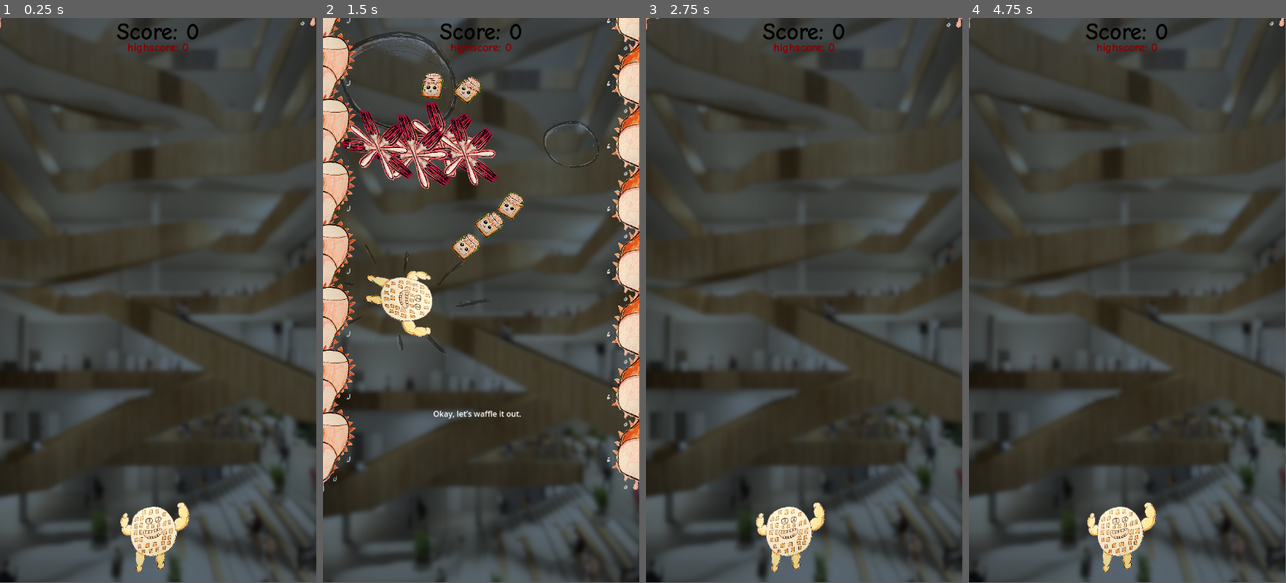
Above: before the commit, frames 1-4 (left to right).
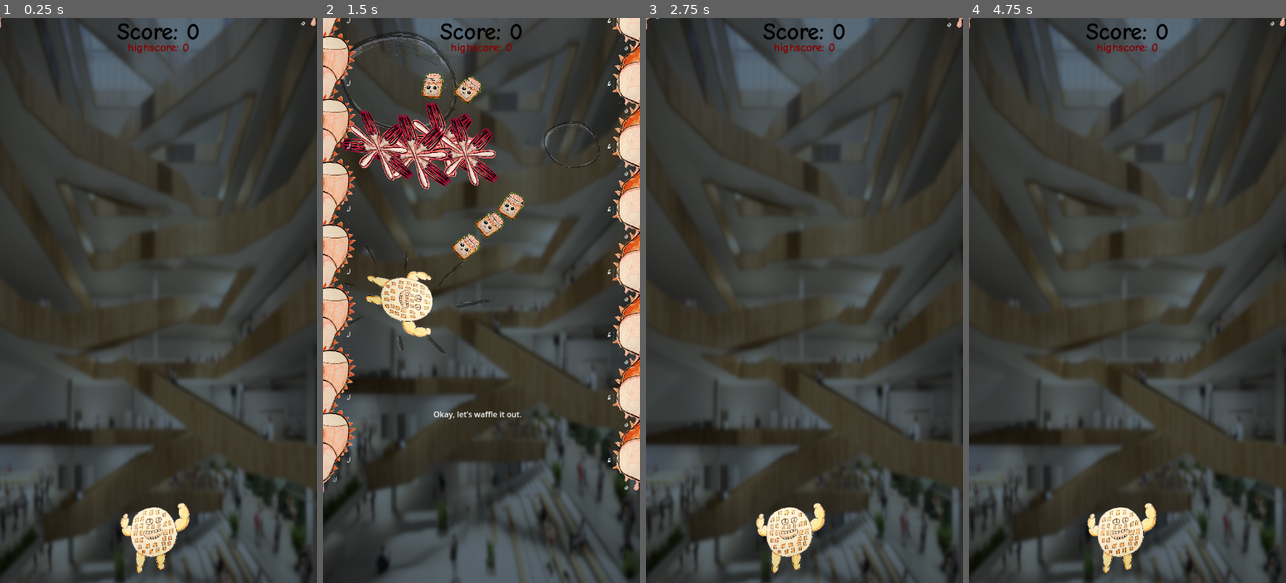
Above: after the commit, the same moments.

Repository: Slideshow776/GGJ2025
Game: Godot game, scene res://scenes/game.tscn
Same seed, same stepped clock (60 frames per second), same inputs: the game is played once before the commit and once after it.
Inputs (mouse positions are in pixels of both pictures, inside the frame that each line leads up to):
- Up to frame 1 (0.25 s): no input
- Up to frame 2 (1.5 s): tap Enter at 0.5 s; move the mouse to (551, 272) at 0.52 s; click (551, 272) at 0.67 s; move the mouse to (418, 328) at 1.27 s; click (418, 328) at 1.42 s
- Up to frame 3 (2.75 s): move the mouse to (836, 176) at 2.02 s; click (836, 176) at 2.17 s
- Up to frame 4 (4.75 s): move the mouse to (1111, 413) at 2.77 s; click (1111, 413) at 2.92 s; move the mouse to (1222, 385) at 3.52 s; click (1222, 385) at 3.67 s; move the mouse to (1032, 215) at 4.27 s; click (1032, 215) at 4.42 s
In our replay, the window is 449x799 before the commit and 450x800 after it. These sizes can differ from the game's own. Grey fills any space a smaller window leaves; there, only what the larger window draws over its background counts as a difference.

The runs differ from the first frame. In frame 1, 36% of the frame differs, in the area x 0-100%, y 0-100%; in frame 2, 30%; in frame 3, 36%; in frame 4, 36%.

Commit message:
set stretch mode to viewport, and aspect to ignore

Diff:
--- a/project.godot
+++ b/project.godot
@@ -24,6 +24,8 @@
 
 window/size/viewport_width=648
 window/size/viewport_height=1152
+window/stretch/mode="viewport"
+window/stretch/aspect="ignore"
 
 [input]
 
--- a/scenes/game.tscn
+++ b/scenes/game.tscn
@@ -25,8 +25,8 @@
 [node name="Background" type="Sprite2D" parent="."]
 unique_name_in_owner = true
 modulate = Color(0.361628, 0.421189, 0.470872, 1)
-position = Vector2(330, 1756)
-scale = Vector2(1.10168, 1.10168)
+position = Vector2(328, 1902.26)
+scale = Vector2(0.702863, 0.975191)
 texture = ExtResource("2_lvsdj")
 
 [node name="Level0" parent="." instance=ExtResource("2_bpl2f")]
